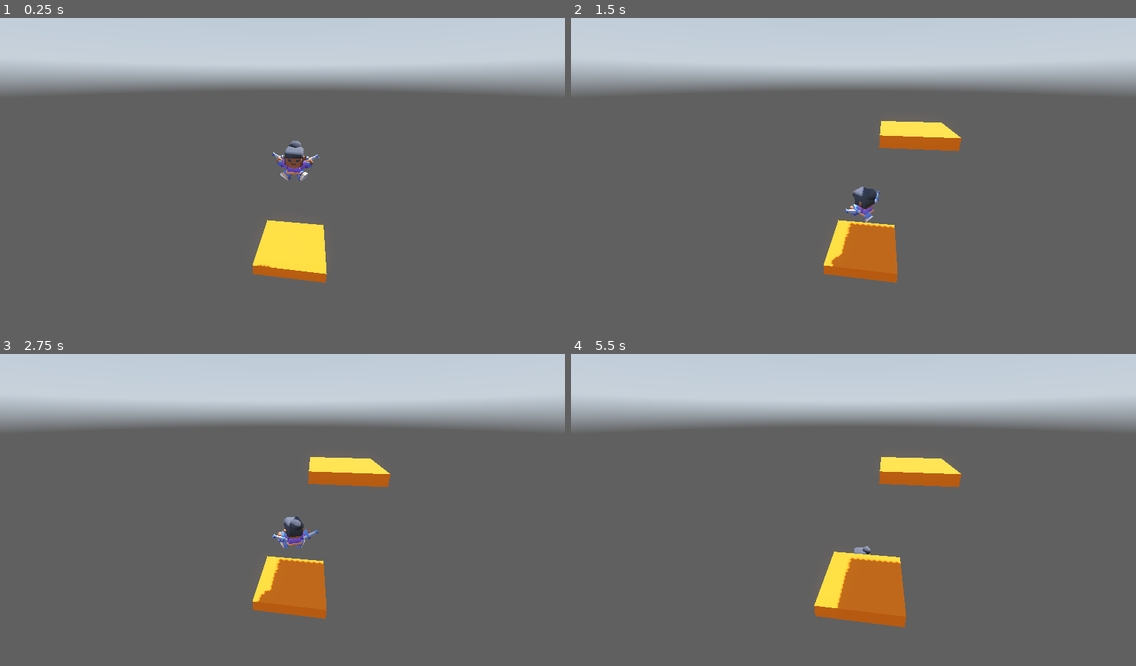
Above: before the commit, frames 1-4 (two rows, left to right).
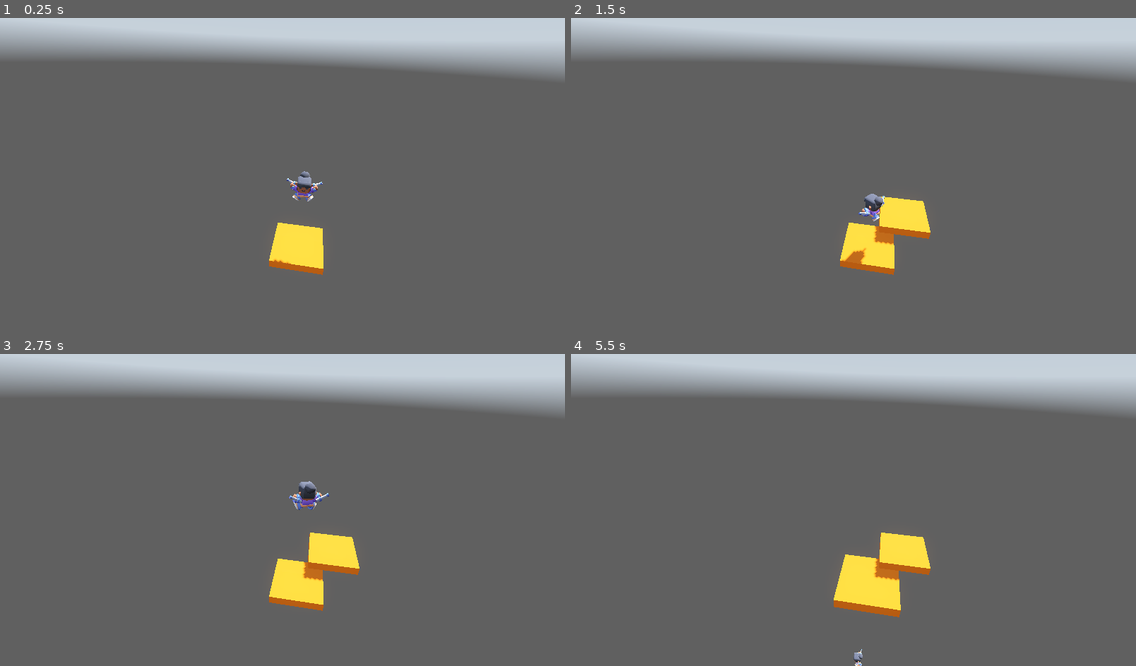
Above: after the commit, the same moments.

Repository: Yadovitiy/SkyPogo
Game: Godot game, scene res://Scenes/Game/game.tscn
The game is run twice, just before and just after one commit, with the same random seed, the same clock (stepped at 60 frames per second) and the same inputs. A sky picture missing from this copy of the repository is replaced by a grey-blue gradient.
Inputs:
- Up to frame 1 (0.25 s): no input
- Up to frame 2 (1.5 s): hold Right (ui_right) 0.53-1.28 s; hold Left (ui_left) from 1.28 s (still down)
- Up to frame 3 (2.75 s): release Left (ui_left) at 2.03 s; hold Right (ui_right) from 2.03 s (still down)
- Up to frame 4 (5.5 s): release Right (ui_right) at 2.78 s; hold Up (ui_up) 2.78-3.53 s; hold Left (ui_left) from 3.53 s (still down)

The runs differ from the first frame. In frame 1, 16% of the frame differs, in the area x 0-100%, y 3-85%; in frame 2, 19%; in frame 3, 19%; in frame 4, 19%.

Commit message:
Добавил спавн платформ

Diff:
--- a/Scenes/Game/game.tscn
+++ b/Scenes/Game/game.tscn
@@ -26,7 +26,7 @@
 environment = SubResource("Environment_qxfds")
 
 [node name="Camera3D" type="Camera3D" parent="." unique_id=1707906729]
-transform = Transform3D(0.9905145, -0.05621282, 0.12538406, 0, 0.9124926, 0.40909332, -0.13740832, -0.40521285, 0.90383714, 0.57308537, 7.269069, 7.4561415)
+transform = Transform3D(0.98872447, -0.101562135, 0.11004121, 0.03324482, 0.8653871, 0.5, -0.1460093, -0.4907039, 0.8590058, 0, 10.278149, 8.792584)
 
 [node name="Player" parent="." unique_id=792867854 instance=ExtResource("3_qikps")]
 transform = Transform3D(1, 0, 0, 0, 1, 0, 0, 0, 1, 0, 3.6858006, 0)
--- a/Scenes/Platform/platform.tscn
+++ b/Scenes/Platform/platform.tscn
@@ -50,7 +50,7 @@
 
 [sub_resource type="CylinderShape3D" id="CylinderShape3D_1bib6"]
 height = 0.031764984
-radius = 1.1918945
+radius = 1.5234375
 
 [node name="Platform" type="Node3D" unique_id=851856312]
 script = ExtResource("1_1bib6")
--- a/Scenes/Player/player.gd
+++ b/Scenes/Player/player.gd
@@ -4,7 +4,7 @@
 class_name Player
 
 const GRAVITY: float = 5.0
-const JUMP_FORCE: float = 5.0
+const JUMP_FORCE: float = 7.0
 const ROTATION_SPEED: float = 4.0
 const MOVE_SPEED: float = 3.5
 
--- /dev/null
+++ b/Scenes/PlayerCam/player_cam.tscn
@@ -0,0 +1,3 @@
+[gd_scene format=3 uid="uid://dnl74ieu5erk7"]
+
+[node name="PlayerCam" type="Camera3D" unique_id=1835395395]
--- a/Scenes/Spawner/spawner.gd
+++ b/Scenes/Spawner/spawner.gd
@@ -9,9 +9,10 @@
 
 func spawn_platform(old_platform_pos: Vector3) -> void:
 	var new_platform: Platform = platform_scene.instantiate()
-	new_platform.position = old_platform_pos + Vector3(2, 5, -2)
+	new_platform.position = old_platform_pos + Vector3(2, 1, -2)
 
 	add_child(new_platform)
+	new_platform.new_platform.connect(_on_new_platform)
 
 
 
